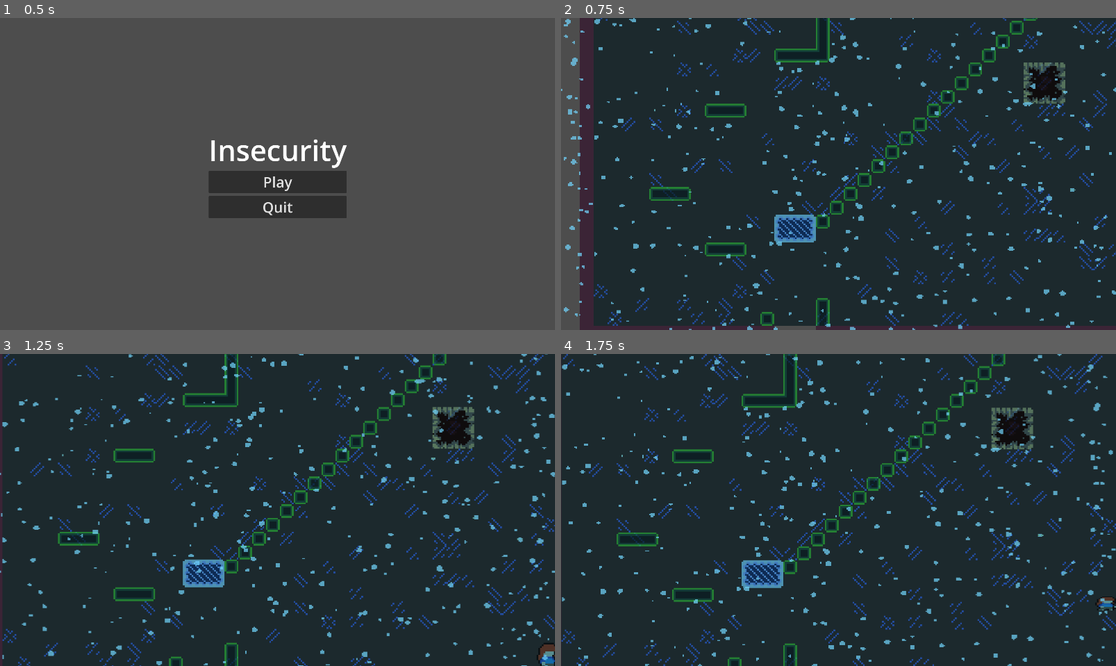
Above: before the commit, frames 1-4 (two rows, left to right).
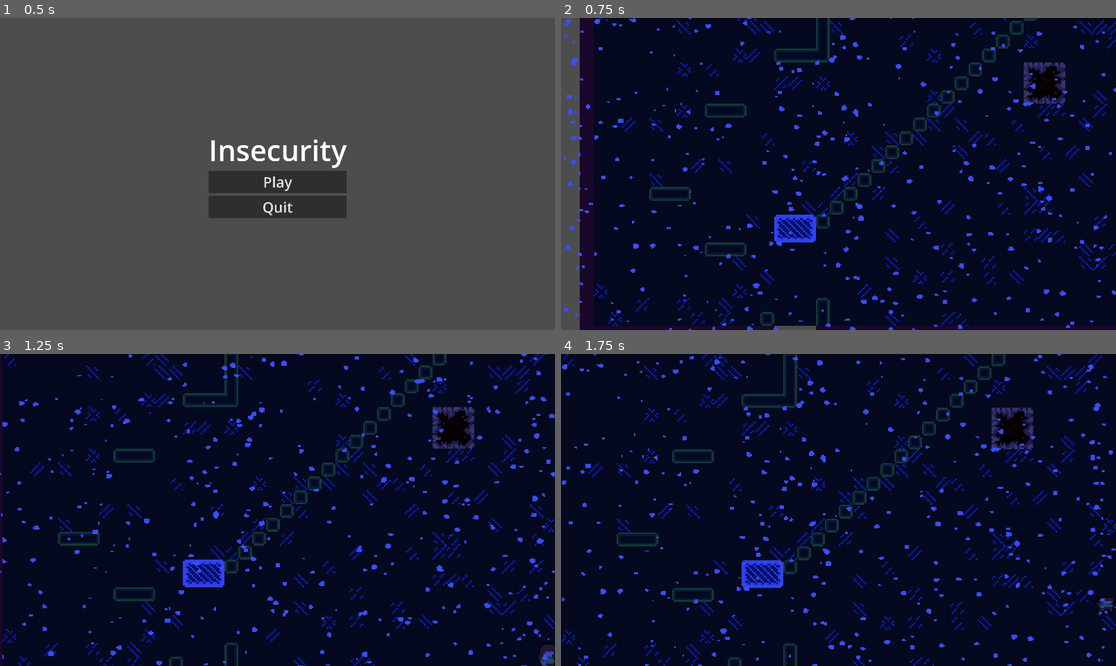
Above: after the commit, the same moments.

Repository: Arkcorner/Insecurity
Game: Godot game, scene res://UI/scenes/main_menu.tscn
Two runs of this game, one before a commit and one after it. Both use one fixed random seed, a clock stepped at 60 frames per second and the inputs below.
Inputs (mouse positions are in pixels of both pictures, inside the frame that each line leads up to):
- Up to frame 1 (0.5 s): no input
- Up to frame 2 (0.75 s): click "Play" at 0.5 s
- Up to frame 3 (1.25 s): no input
- Up to frame 4 (1.75 s): tap Enter (ui_accept) at 1.25, 1.52 s; move the mouse to (960, 494) at 1.27 s; hold Right (ui_right) from 1.28 s (still down); hold Ctrl (crouch) from 1.28 s (still down); click (960, 494) at 1.42 s

Frame 1 is identical in both runs. In frame 2, 95% of the frame differs, in the area x 0-100%, y 0-100%; in frame 3, 98%; in frame 4, 98%.

Commit message:
Import Overlays and Change player Sprite

Diff:
--- a/scenes/Level_1.tscn
+++ b/scenes/Level_1.tscn
@@ -29,6 +29,37 @@
 [ext_resource type="Texture2D" uid="uid://cqdd64htbsoau" path="res://assets/Art/Overlays/Snow/Layer 18.png" id="25_diecl"]
 [ext_resource type="Texture2D" uid="uid://bf13jc48wp16b" path="res://assets/Art/Overlays/Snow/Layer 19.png" id="26_3vg1h"]
 [ext_resource type="Texture2D" uid="uid://c8r6s8gk1ivkj" path="res://assets/Art/Overlays/Snow/Layer 20.png" id="27_lipip"]
+[ext_resource type="Texture2D" uid="uid://c7ndspscj1ig8" path="res://assets/Art/Overlays/Heyyyyyyyy/Layer 1.png" id="28_xwfxl"]
+[ext_resource type="Texture2D" uid="uid://711blmi0216m" path="res://assets/Art/Overlays/Heyyyyyyyy/Layer 2.png" id="29_o45dk"]
+[ext_resource type="Texture2D" uid="uid://y0dgjh1xfbt1" path="res://assets/Art/Overlays/Heyyyyyyyy/Layer 3.png" id="30_107dr"]
+[ext_resource type="Texture2D" uid="uid://d1256dvapjmsw" path="res://assets/Art/Overlays/Heyyyyyyyy/Layer 4.png" id="31_rpb63"]
+[ext_resource type="Texture2D" uid="uid://dmc6ia71av8cc" path="res://assets/Art/Overlays/Heyyyyyyyy/Layer 5.png" id="32_idmqd"]
+[ext_resource type="Texture2D" uid="uid://bsdcaae185ky0" path="res://assets/Art/Overlays/Heyyyyyyyy/Layer 6.png" id="33_qdxg5"]
+[ext_resource type="Texture2D" uid="uid://p2oxqblf0fs" path="res://assets/Art/Overlays/Heyyyyyyyy/Layer 7.png" id="34_ybcml"]
+[ext_resource type="Texture2D" uid="uid://55xslt500qrs" path="res://assets/Art/Overlays/Heyyyyyyyy/Layer 8.png" id="35_544px"]
+[ext_resource type="Texture2D" uid="uid://dvxc2loo5tkp7" path="res://assets/Art/Overlays/Heyyyyyyyy/Layer 9.png" id="36_1wfoa"]
+[ext_resource type="Texture2D" uid="uid://0tyhlnvq8ie4" path="res://assets/Art/Overlays/Heyyyyyyyy/Layer 10.png" id="37_rnv21"]
+[ext_resource type="Texture2D" uid="uid://c30bbligv2pbd" path="res://assets/Art/Overlays/Heyyyyyyyy/Layer 11.png" id="38_ulvdq"]
+[ext_resource type="Texture2D" uid="uid://bqjtcpj0pgs7n" path="res://assets/Art/Overlays/Heyyyyyyyy/Layer 12.png" id="39_8jrqs"]
+[ext_resource type="Texture2D" uid="uid://clahwa05thqor" path="res://assets/Art/Overlays/Heyyyyyyyy/Layer 13.png" id="40_mijir"]
+[ext_resource type="Texture2D" uid="uid://lqtl4yaff73h" path="res://assets/Art/Overlays/Heyyyyyyyy/Layer 14.png" id="41_2q5sr"]
+[ext_resource type="Texture2D" uid="uid://2jim464tot6p" path="res://assets/Art/Overlays/Heyyyyyyyy/Layer 15.png" id="42_uwovq"]
+[ext_resource type="Texture2D" uid="uid://docaux156d82p" path="res://assets/Art/Overlays/Heyyyyyyyy/Layer 16.png" id="43_ynjf1"]
+[ext_resource type="Texture2D" uid="uid://ctijjdb5f8emu" path="res://assets/Art/Overlays/Heyyyyyyyy/Layer 17.png" id="44_lqse3"]
+[ext_resource type="Texture2D" uid="uid://co10l6g05wite" path="res://assets/Art/Overlays/Heyyyyyyyy/Layer 18.png" id="45_nn7b6"]
+[ext_resource type="Texture2D" uid="uid://dg0rrdna3ua3w" path="res://assets/Art/Overlays/Heyyyyyyyy/Layer 19.png" id="46_tyibf"]
+[ext_resource type="Texture2D" uid="uid://bumfio25lryvp" path="res://assets/Art/Overlays/Heyyyyyyyy/Layer 20.png" id="47_esyq5"]
+[ext_resource type="Texture2D" uid="uid://cdnqhj4i6hyjg" path="res://assets/Art/Overlays/Heyyyyyyyy/Layer 21.png" id="48_8gfna"]
+[ext_resource type="Texture2D" uid="uid://cl72iif2e52yt" path="res://assets/Art/Overlays/Heyyyyyyyy/Layer 22.png" id="49_sdmw0"]
+[ext_resource type="Texture2D" uid="uid://co3lhi3naxont" path="res://assets/Art/Overlays/Heyyyyyyyy/Layer 23.png" id="50_dk8lh"]
+[ext_resource type="Texture2D" uid="uid://d0sx3ml6fu7dt" path="res://assets/Art/Overlays/Heyyyyyyyy/Layer 24.png" id="51_hhxxf"]
+[ext_resource type="Texture2D" uid="uid://lfnn0rbijbv3" path="res://assets/Art/Overlays/Heyyyyyyyy/Layer 25.png" id="52_wr20d"]
+[ext_resource type="Texture2D" uid="uid://wpe25u87geov" path="res://assets/Art/Overlays/Heyyyyyyyy/Layer 26.png" id="53_rsuk1"]
+[ext_resource type="Texture2D" uid="uid://dpowmjtd78byd" path="res://assets/Art/Overlays/Heyyyyyyyy/Layer 27.png" id="54_iaibj"]
+[ext_resource type="Texture2D" uid="uid://0cdt4hc1dvo" path="res://assets/Art/Overlays/Heyyyyyyyy/Layer 28.png" id="55_3g38f"]
+[ext_resource type="Texture2D" uid="uid://6b6s3u4fdwe5" path="res://assets/Art/Overlays/Heyyyyyyyy/Layer 29.png" id="56_jia0y"]
+[ext_resource type="Texture2D" uid="uid://mq2jlsogorlv" path="res://assets/Art/Overlays/Heyyyyyyyy/Layer 30.png" id="57_ihg40"]
+[ext_resource type="Texture2D" uid="uid://cr6xyv4n0d21s" path="res://assets/Art/Overlays/Heyyyyyyyy/Layer 31.png" id="58_242cr"]
 
 [sub_resource type="TileSetAtlasSource" id="TileSetAtlasSource_88cs2"]
 texture = ExtResource("2_e2chq")
@@ -1737,6 +1768,107 @@
 "speed": 20.0
 }]
 
+[sub_resource type="SpriteFrames" id="SpriteFrames_ivnmj"]
+animations = [{
+"frames": [{
+"duration": 1.0,
+"texture": ExtResource("28_xwfxl")
+}, {
+"duration": 1.0,
+"texture": ExtResource("29_o45dk")
+}, {
+"duration": 1.0,
+"texture": ExtResource("30_107dr")
+}, {
+"duration": 1.0,
+"texture": ExtResource("31_rpb63")
+}, {
+"duration": 1.0,
+"texture": ExtResource("32_idmqd")
+}, {
+"duration": 1.0,
+"texture": ExtResource("33_qdxg5")
+}, {
+"duration": 1.0,
+"texture": ExtResource("34_ybcml")
+}, {
+"duration": 1.0,
+"texture": ExtResource("35_544px")
+}, {
+"duration": 1.0,
+"texture": ExtResource("36_1wfoa")
+}, {
+"duration": 1.0,
+"texture": ExtResource("37_rnv21")
+}, {
+"duration": 1.0,
+"texture": ExtResource("38_ulvdq")
+}, {
+"duration": 1.0,
+"texture": ExtResource("39_8jrqs")
+}, {
+"duration": 1.0,
+"texture": ExtResource("40_mijir")
+}, {
+"duration": 1.0,
+"texture": ExtResource("41_2q5sr")
+}, {
+"duration": 1.0,
+"texture": ExtResource("42_uwovq")
+}, {
+"duration": 1.0,
+"texture": ExtResource("43_ynjf1")
+}, {
+"duration": 1.0,
+"texture": ExtResource("44_lqse3")
+}, {
+"duration": 1.0,
+"texture": ExtResource("45_nn7b6")
+}, {
+"duration": 1.0,
+"texture": ExtResource("46_tyibf")
+}, {
+"duration": 1.0,
+"texture": ExtResource("47_esyq5")
+}, {
+"duration": 1.0,
+"texture": ExtResource("48_8gfna")
+}, {
+"duration": 1.0,
+"texture": ExtResource("49_sdmw0")
+}, {
+"duration": 1.0,
+"texture": ExtResource("50_dk8lh")
+}, {
+"duration": 1.0,
+"texture": ExtResource("51_hhxxf")
+}, {
+"duration": 1.0,
+"texture": ExtResource("52_wr20d")
+}, {
+"duration": 1.0,
+"texture": ExtResource("53_rsuk1")
+}, {
+"duration": 1.0,
+"texture": ExtResource("54_iaibj")
+}, {
+"duration": 1.0,
+"texture": ExtResource("55_3g38f")
+}, {
+"duration": 1.0,
+"texture": ExtResource("56_jia0y")
+}, {
+"duration": 1.0,
+"texture": ExtResource("57_ihg40")
+}, {
+"duration": 1.0,
+"texture": ExtResource("58_242cr")
+}],
+"loop": true,
+"name": &"default",
+"speed": 25.0
+}]
+
 [sub_resource type="TileSetAtlasSource" id="TileSetAtlasSource_wibe6"]
 texture = ExtResource("8_6l23p")
 texture_region_size = Vector2i(8, 8)
@@ -1812,49 +1944,57 @@
 position_smoothing_enabled = true
 script = ExtResource("7_hdac4")
 
-[node name="AnimatedSprite2D" type="AnimatedSprite2D" parent="Map/Player/Transition_camera"]
+[node name="Snow" type="Node2D" parent="Map/Player/Transition_camera"]
+scale = Vector2(0.8, 0.6)
+
+[node name="Snow_middle" type="AnimatedSprite2D" parent="Map/Player/Transition_camera/Snow"]
 texture_filter = 1
-scale = Vector2(0.8, 0.6)
 sprite_frames = SubResource("SpriteFrames_hklv4")
 autoplay = "default"
 frame = 13
 frame_progress = 0.0431161
 
-[node name="AnimatedSprite2D2" type="AnimatedSprite2D" parent="Map/Player/Transition_camera"]
+[node name="Snow_middle2" type="AnimatedSprite2D" parent="Map/Player/Transition_camera/Snow"]
 texture_filter = 1
-position = Vector2(-320, 0)
-scale = Vector2(0.8, 0.6)
+position = Vector2(-400, 0)
 sprite_frames = SubResource("SpriteFrames_hklv4")
 autoplay = "default"
 frame = 13
 frame_progress = 0.0431161
 
-[node name="AnimatedSprite2D3" type="AnimatedSprite2D" parent="Map/Player/Transition_camera"]
+[node name="AnimatedSprite2D3" type="AnimatedSprite2D" parent="Map/Player/Transition_camera/Snow"]
 texture_filter = 1
-position = Vector2(0, -180)
-scale = Vector2(0.8, 0.6)
+position = Vector2(0, -300)
 sprite_frames = SubResource("SpriteFrames_hklv4")
 autoplay = "default"
 frame = 13
 frame_progress = 0.0431161
 
-[node name="AnimatedSprite2D4" type="AnimatedSprite2D" parent="Map/Player/Transition_camera"]
+[node name="AnimatedSprite2D4" type="AnimatedSprite2D" parent="Map/Player/Transition_camera/Snow"]
 texture_filter = 1
-position = Vector2(0, 180)
-scale = Vector2(0.8, 0.6)
+position = Vector2(0, 300)
 sprite_frames = SubResource("SpriteFrames_hklv4")
 autoplay = "default"
 frame = 13
 frame_progress = 0.0431161
 
-[node name="AnimatedSprite2D5" type="AnimatedSprite2D" parent="Map/Player/Transition_camera"]
+[node name="AnimatedSprite2D5" type="AnimatedSprite2D" parent="Map/Player/Transition_camera/Snow"]
 texture_filter = 1
-position = Vector2(320, 0)
-scale = Vector2(0.8, 0.6)
+position = Vector2(400, 0)
 sprite_frames = SubResource("SpriteFrames_hklv4")
 autoplay = "default"
 frame = 13
 frame_progress = 0.0431161
+
+[node name="Wind" type="Node2D" parent="Map/Player/Transition_camera"]
+scale = Vector2(0.8, 0.6)
+
+[node name="Heyyyyyyy" type="AnimatedSprite2D" parent="Map"]
+position = Vector2(379, -203)
+scale = Vector2(0.203188, 0.152391)
+sprite_frames = SubResource("SpriteFrames_ivnmj")
+autoplay = "default"
+frame_progress = 0.57625
 
 [node name="Interactables" type="TileMap" parent="."]
 texture_filter = 1
--- a/scenes/player.tscn
+++ b/scenes/player.tscn
@@ -1,7 +1,7 @@
 [gd_scene load_steps=4 format=3 uid="uid://bkommoqyffoab"]
 
 [ext_resource type="Script" path="res://scripts/Player.gd" id="1_wowva"]
-[ext_resource type="Texture2D" uid="uid://dco7lxmgy3055" path="res://assets/Art/Characters/Player.png" id="2_36iuh"]
+[ext_resource type="Texture2D" uid="uid://d3bqu7xkwdmmk" path="res://assets/Art/Characters/Dexter_player1.png" id="2_5ljuu"]
 
 [sub_resource type="RectangleShape2D" id="RectangleShape2D_5p6pq"]
 size = Vector2(11, 16)
@@ -11,11 +11,10 @@
 
 [node name="Player_sprite" type="Sprite2D" parent="."]
 texture_filter = 1
-texture = ExtResource("2_36iuh")
+texture = ExtResource("2_5ljuu")
 
 [node name="CollisionShape2D" type="CollisionShape2D" parent="."]
 texture_filter = 1
-position = Vector2(-0.5, 2.38419e-07)
 shape = SubResource("RectangleShape2D_5p6pq")
 
 [node name="dash_timer" type="Timer" parent="."]
Binary file added: assets/Art/Characters/Dexter_player1.png
Not shown, added: assets/Art/Characters/Dexter_player1.png.import
Binary file added: assets/Art/Overlays/Flame/Layer 1.png
Not shown, added: assets/Art/Overlays/Flame/Layer 1.png.import
Binary file added: assets/Art/Overlays/Flame/Layer 2.png
Not shown, added: assets/Art/Overlays/Flame/Layer 2.png.import
Binary file added: assets/Art/Overlays/Flame/Layer 3.png
Not shown, added: assets/Art/Overlays/Flame/Layer 3.png.import
Binary file added: assets/Art/Overlays/Flame/Layer 4.png
Not shown, added: assets/Art/Overlays/Flame/Layer 4.png.import
Binary file added: assets/Art/Overlays/Heyyyyyyyy/Layer 1.png
Not shown, added: assets/Art/Overlays/Heyyyyyyyy/Layer 1.png.import
(and 324 more such lines)
